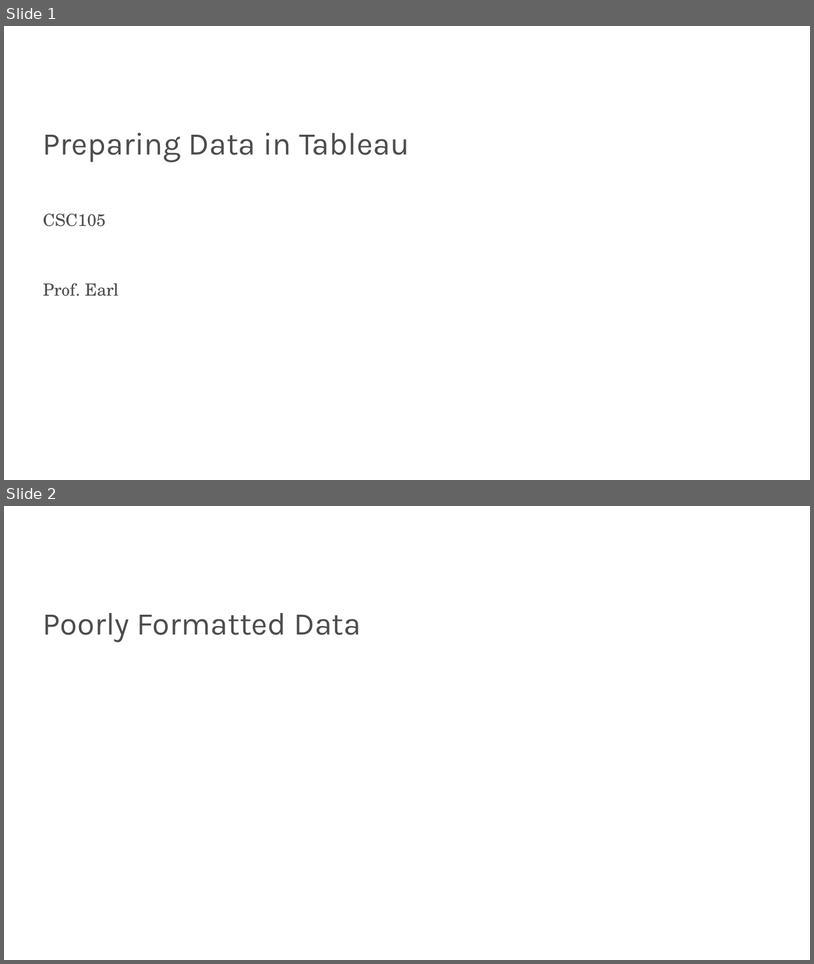
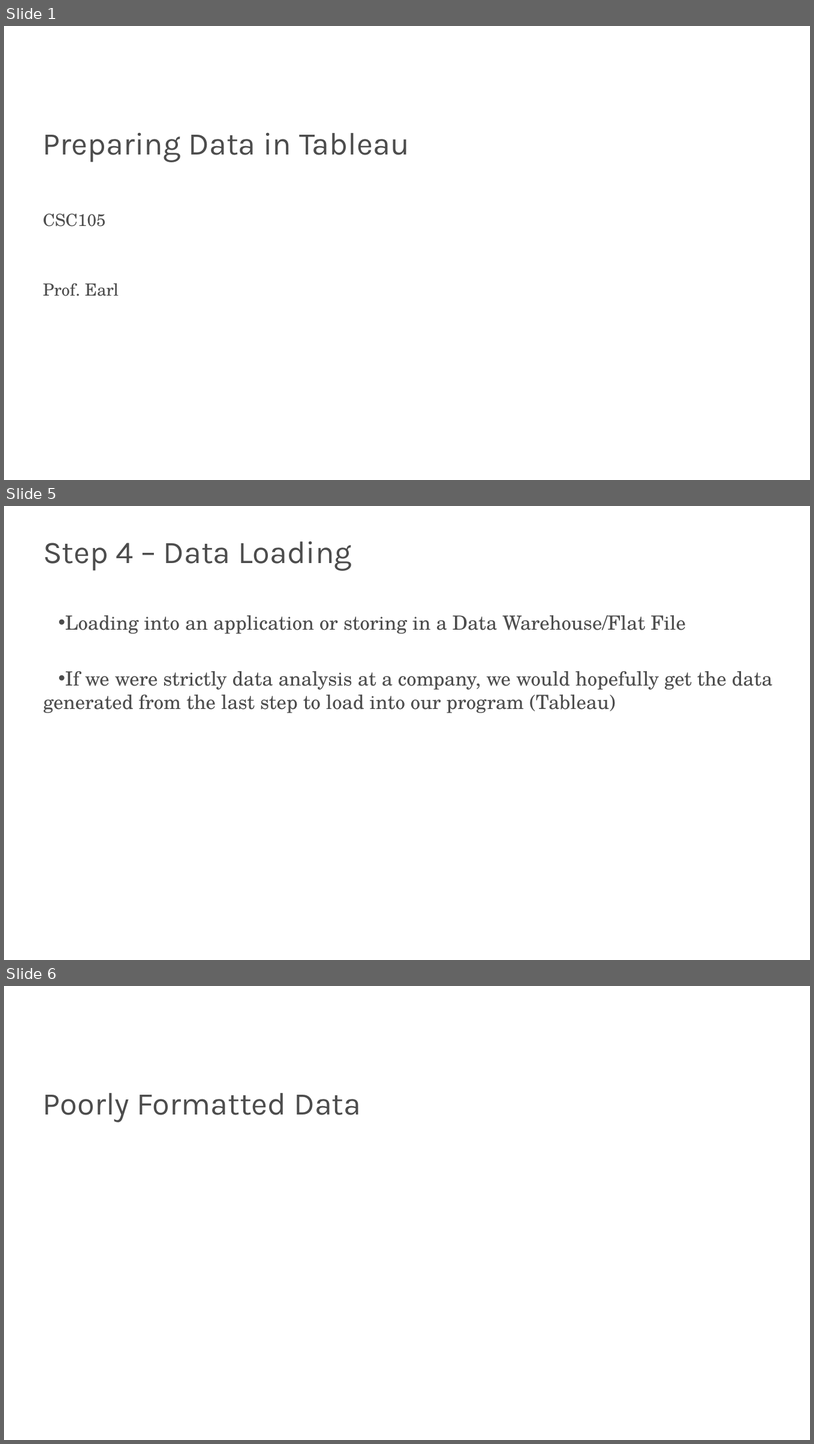
Before and after one commit to pat-earl/faculty-page, a slide deck: src/teaching/2021-2022/105-data-viz/slides/Preparing Data in Tableau.pptx. Shown one above the other, each under a label of ours: slides 1 and 2 before the commit, slides 1, 5 and 6 after it; the slides between them are not shown. The pictures are 814x964 and 814x1444 pixels, drawn with LibreOffice and Linux fonts; fonts in the diff are those of the drawing; background and template pictures are left out. Boxes give left, top, right and bottom in pixels: in the first picture for what was removed or moved away, otherwise in the second. Text is boxed around its words. In the diff, an @@ line names an element or a change of style, - is before the commit and + after.

```diff
--- a/src/teaching/2021-2022/105-data-viz/slides/Preparing Data in Tableau.pptx
+++ b/src/teaching/2021-2022/105-data-viz/slides/Preparing Data in Tableau.pptx
@@ slide 5 added at (x1=4, y1=506, x2=810, y2=960), background #FFFFFF @@
@@ text added at (x1=43, y1=541, x2=352, y2=570), 45 pt, text #4C4C4C @@
+Step 4 – Data Loading
@@ text added at (x1=43, y1=615, x2=773, y2=713), 28 pt, text #4C4C4C @@
+• Loading into an application or storing in a Data Warehouse/Flat File
+• If we were strictly data analysis at a company, we would hopefully get the data generated from the last step to load into our program (Tableau)
@@ what was slide 2 is now slide 6 @@
```
Also in this commit, not shown: 3 other slides added.
